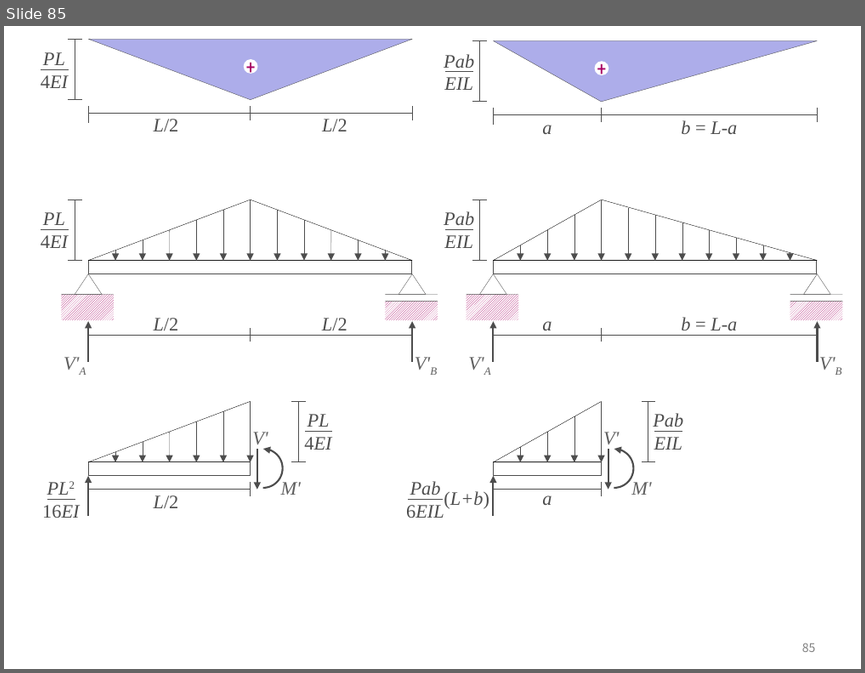
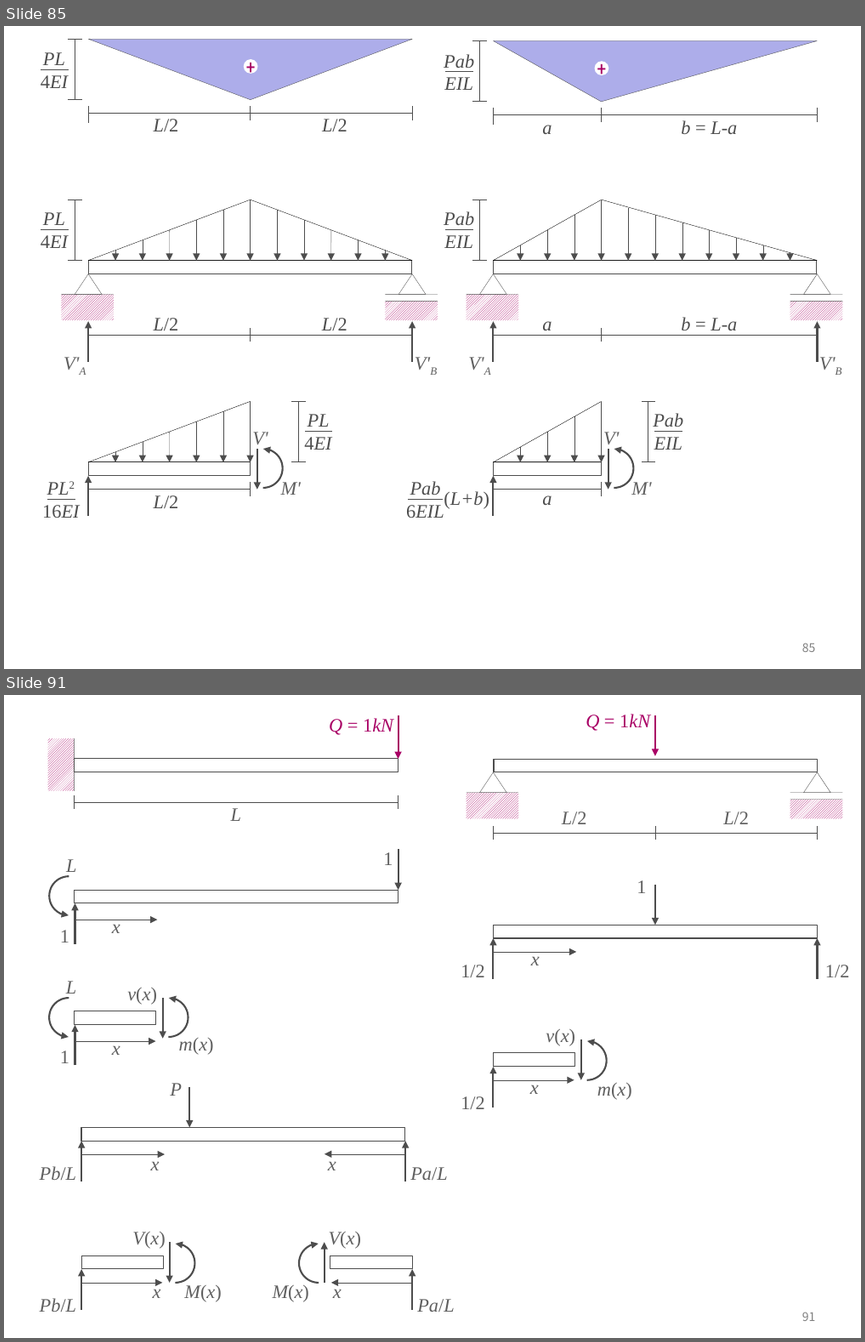
Before and after one commit to ironbell87/structural_mechanics_II, a slide deck: figures.pptx. Shown one above the other, each under a label of ours: slide 85 before the commit, slides 85 and 91 after it; the slides between them are not shown. The pictures are 865x673 and 865x1342 pixels, drawn with LibreOffice and Linux fonts; fonts in the diff are those of the drawing. Boxes give left, top, right and bottom in pixels: in the first picture for what was removed or moved away, otherwise in the second. Text is boxed around its words. In the diff, an @@ line names an element or a change of style, - is before the commit and + after.

```diff
--- a/figures.pptx
+++ b/figures.pptx
@@ slide 91 added at <box>4,695,861,1338</box>, background #FFFFFF; not listed: 1 template element that a slide beside it also shows @@
@@ group added at <box>47,715,398,821</box>: 4 lines, 2 rectangles, 2 texts, 1 arrow @@
+L
+Q = 1kN
@@ group added at <box>466,714,842,839</box>: 7 lines, 3 rectangles, 3 texts, 2 triangles, 1 arrow @@
+Q = 1kN
+L/2
+L/2
@@ group added at <box>49,849,398,943</box>: 4 texts, 3 arrows, 1 arc (boxed as its full ellipse), 1 rectangle @@
+1
+L
+1
+x
@@ group added at <box>460,880,850,979</box>: 4 arrows, 4 texts, 1 rectangle @@
+1/2
+x
+1
+1/2
@@ group added at <box>49,981,214,1065</box>: 5 texts, 3 arrows, 2 arc (boxed as its full ellipse)s, 1 rectangle @@
+1
+L
+x
+m(x)
+v(x)
@@ group added at <box>460,1029,632,1109</box>: 4 texts, 3 arrows, 1 rectangle, 1 arc (boxed as its full ellipse) @@
+1/2
+x
+m(x)
+v(x)
@@ group added at <box>40,1083,447,1181</box>: 5 arrows, 5 texts, 1 rectangle @@
+Pb/L
+x
+x
+P
+Pa/L
@@ group added at <box>40,1231,221,1311</box>: 4 texts, 3 arrows, 1 rectangle, 1 arc (boxed as its full ellipse) @@
+Pb/L
+x
+M(x)
+V(x)
@@ group added at <box>273,1231,454,1311</box>: 4 texts, 3 arrows, 1 rectangle, 1 arc (boxed as its full ellipse) @@
+Pa/L
+x
+M(x)
+V(x)
```
Also in this commit, not shown: 8 other slides added, 59 other files.
